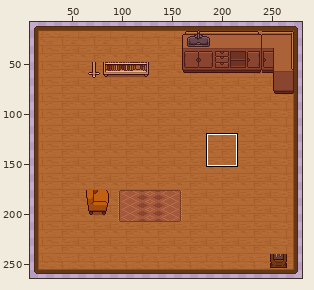
Two versions of one sprite sheet, assets/maps/LivingRoom/Lower.png. Above, an overview of the earlier version with the close-up marked.
Close-up. Before:
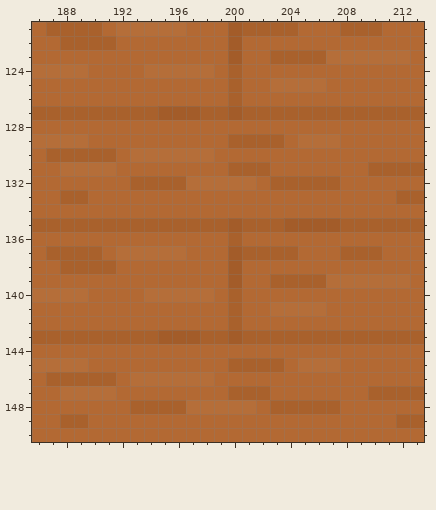
The file is 288x272 pixels. Colours within 5 levels of each other are drawn and written as one. Shown: x 186..213, y 121..150. The wide view leaves out empty margins.
After the commit:
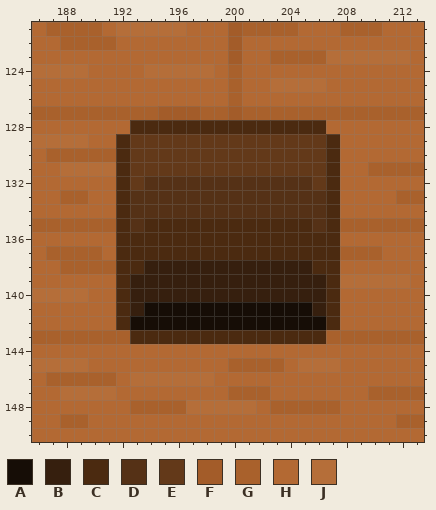
Palette (. is transparent): A #160d06  B #361f0e  C #4b2a10  D #553116  E #633919  F #a35c29  G #a9612c  H #b36933  J #b56e39
Change:
Changed rows in their new state; - is an unchanged pixel.
first column x 192:
128 -CCCCCCCCCCCCCC-
129 CEEEEEEEEEEEEEEC
130 CEEEEEEEEEEEEEEC
131 CEEEEEEEEEEEEEEC
132 CEDDDDDDDDDDDDEC
133 CDDDDDDDDDDDDDDC
134 CDDDDDDDDDDDDDDC
135 CDCCCCCCCCCCCCDC
136 CCCCCCCCCCCCCCCC
137 CCCCCCCCCCCCCCCC
138 CCBBBBBBBBBBBBCC
139 CBBBBBBBBBBBBBBC
140 CBBBBBBBBBBBBBBC
141 CBAAAAAAAAAAAABC
142 CAAAAAAAAAAAAAAC
143 -CCCCCCCCCCCCCC-
Pixel boxes of the changes (left, top, right, bottom) in both close-ups:
changed: (116, 120, 340, 344)
